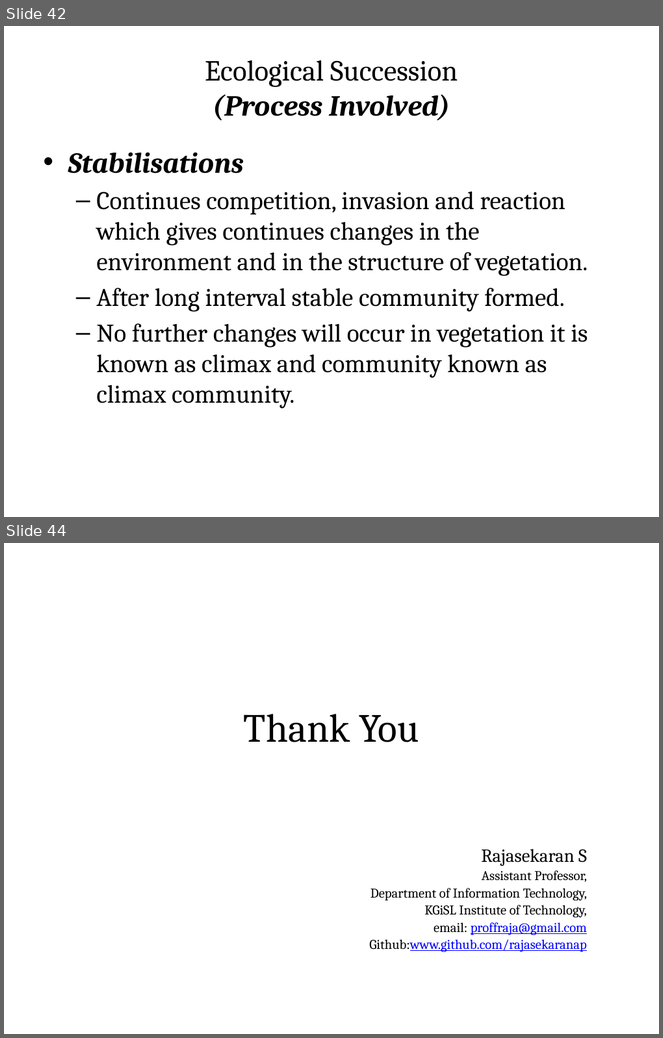
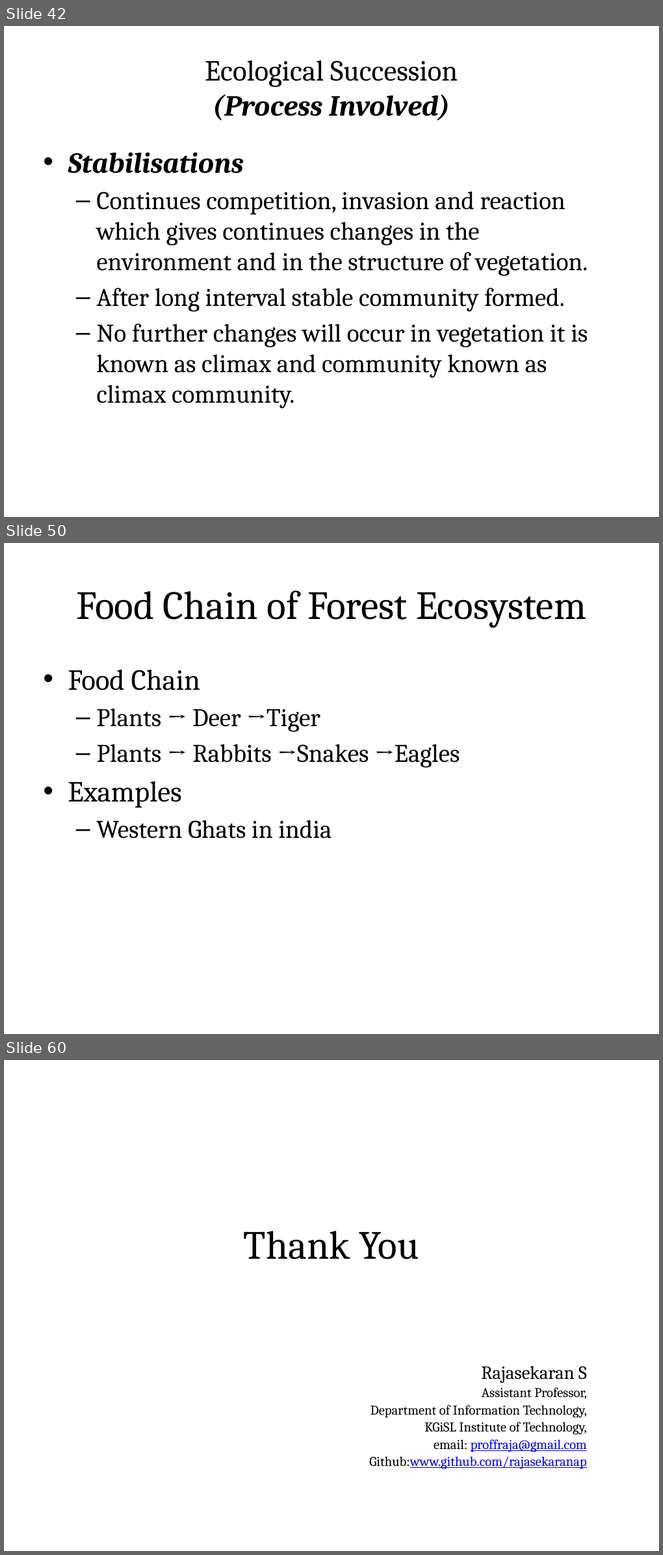
Before and after one commit to rajasekaran36/GE8291-Environmental-Science-and-Engineering, a slide deck: Slides/GE8291-U1.pptx. Shown one above the other, each under a label of ours: slides 42 and 44 before the commit, slides 42, 50 and 60 after it; the slides between them are not shown. The pictures are 663x1038 and 663x1555 pixels, drawn with LibreOffice and Linux fonts; fonts in the diff are those of the drawing. Boxes give left, top, right and bottom in pixels: in the first picture for what was removed or moved away, otherwise in the second. Text is boxed around its words. In the diff, an @@ line names an element or a change of style, - is before the commit and + after.

```diff
--- a/Slides/GE8291-U1.pptx
+++ b/Slides/GE8291-U1.pptx
@@ slide 50 added at [4,543,659,1034], background #FFFFFF @@
@@ title added at [36,563,627,644], fill gradient #DAFDA7 to #E4FCC2 to #F5FFE7, outline #98B955 0.75 pt, 44 pt, text #000000 @@
+Food Chain of Forest Ecosystem
@@ text added at [68,670,460,839], 28 pt, text #000000 @@
+• Food Chain
+  – Plants → Deer →Tiger
+  – Plants → Rabbits →Snakes →Eagles
+• Examples
+  – Western Ghats in india
@@ what was slide 44 is now slide 60 @@
```
Also in this commit, not shown: 1 slide changed, 15 other slides added.
